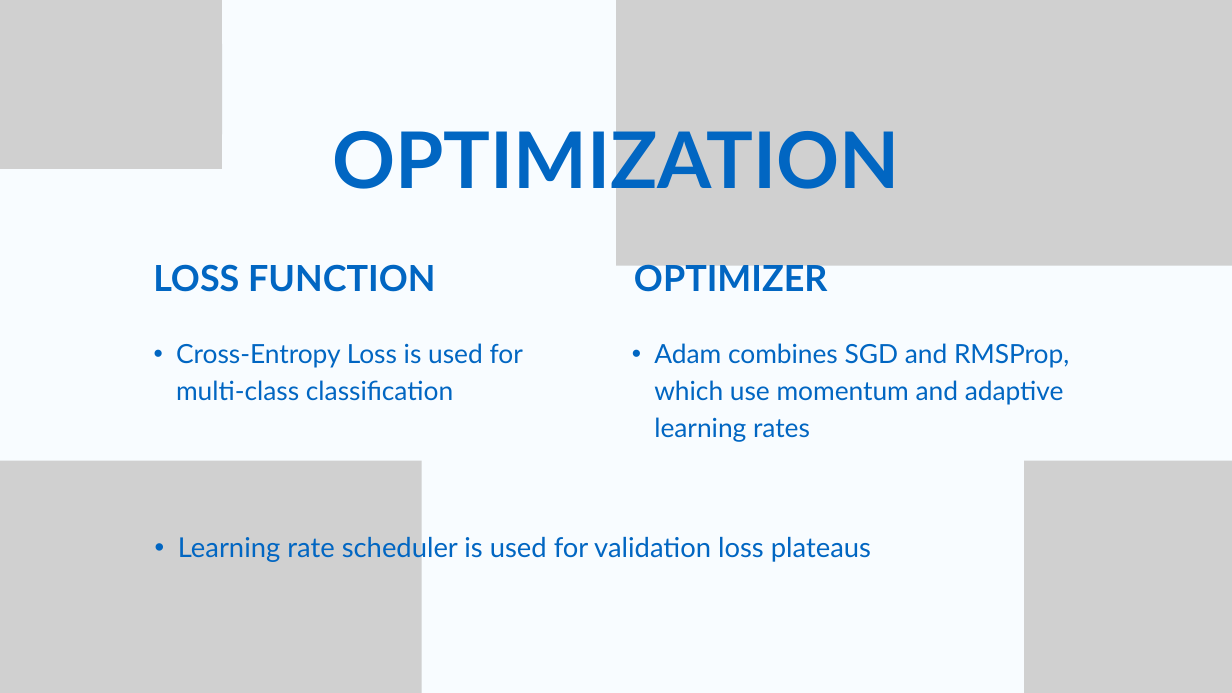
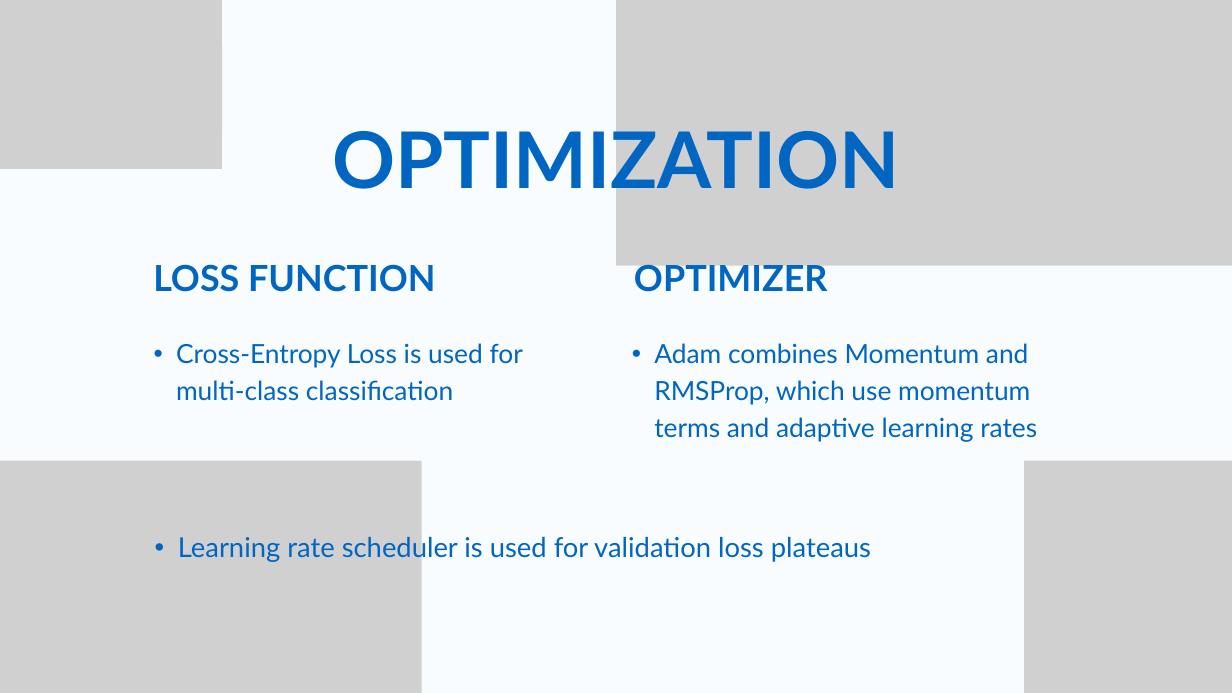
Before and after one commit to ninitkemcho/ML2_project, a slide deck: slide 7 of Brain Tumor Detection.pptx. Drawn at 1232x693 pixels with LibreOffice and Linux fonts; fonts in the diff are those of the drawing; grey boxes stand for pictures. Boxes give left, top, right and bottom in pixels: in the first picture for what was removed or moved away, otherwise in the second. Text is boxed around its words. In the diff, an @@ line names an element or a change of style, - is before the commit and + after.

```diff
--- a/Brain Tumor Detection.pptx
+++ b/Brain Tumor Detection.pptx
@@ text at (654, 343, 1037, 442): text changed @@
-  • Adam combines SGD and RMSProp, which use momentum and adaptive learning rates
+  • Adam combines Momentum and RMSProp, which use momentum terms and adaptive learning rates
```
